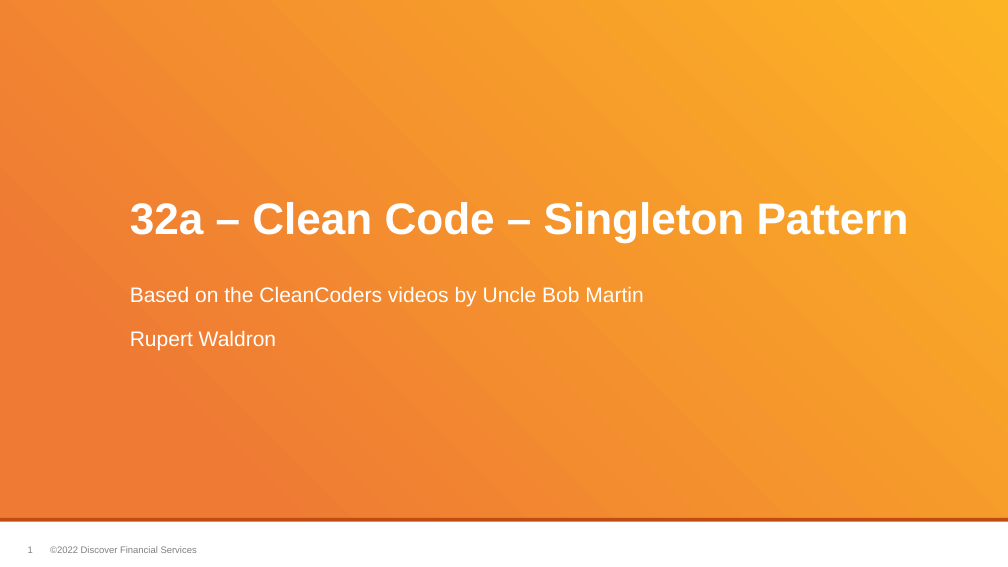
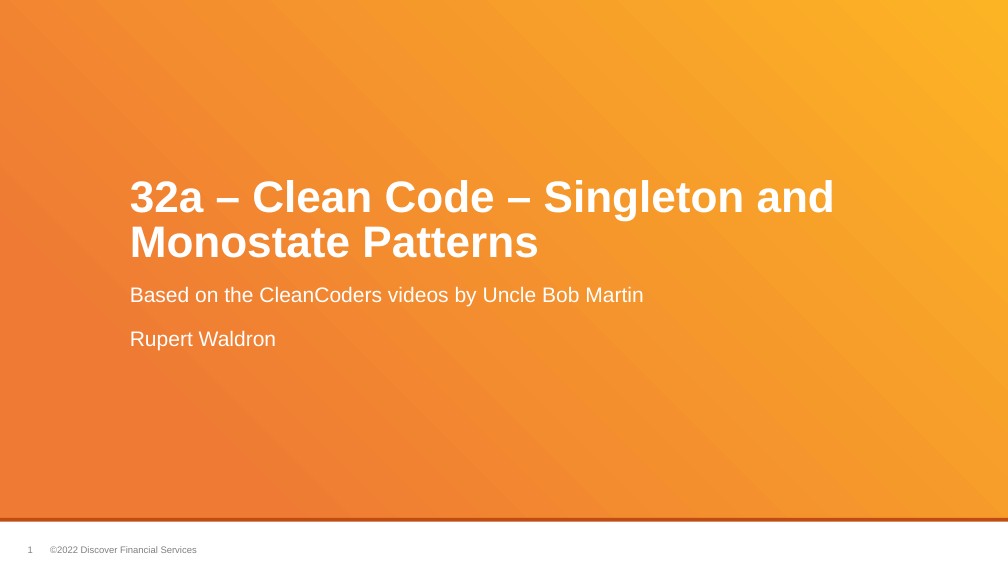
Before and after one commit to rupertwaldron/CleanCoders, a slide deck: slide 1 of Presentations/32a- Clean Code - Design Patterns - Singleton Pattern.pptx. Drawn at 1008x567 pixels with LibreOffice and Linux fonts; fonts in the diff are those of the drawing; background and template pictures are left out. Boxes give left, top, right and bottom in pixels: in the first picture for what was removed or moved away, otherwise in the second. Text is boxed around its words. In the diff, an @@ line names an element or a change of style, - is before the commit and + after.

```diff
--- a/Presentations/32a- Clean Code - Design Patterns - Singleton Pattern.pptx
+++ b/Presentations/32a- Clean Code - Design Patterns - Singleton Pattern.pptx
@@ title at (x1=130, y1=180, x2=835, y2=258): text changed @@
-32a – Clean Code – Singleton Pattern
+32a – Clean Code – Singleton and Monostate Patterns
```
Also in this commit, not shown: 2 slides added, 7 other files.
